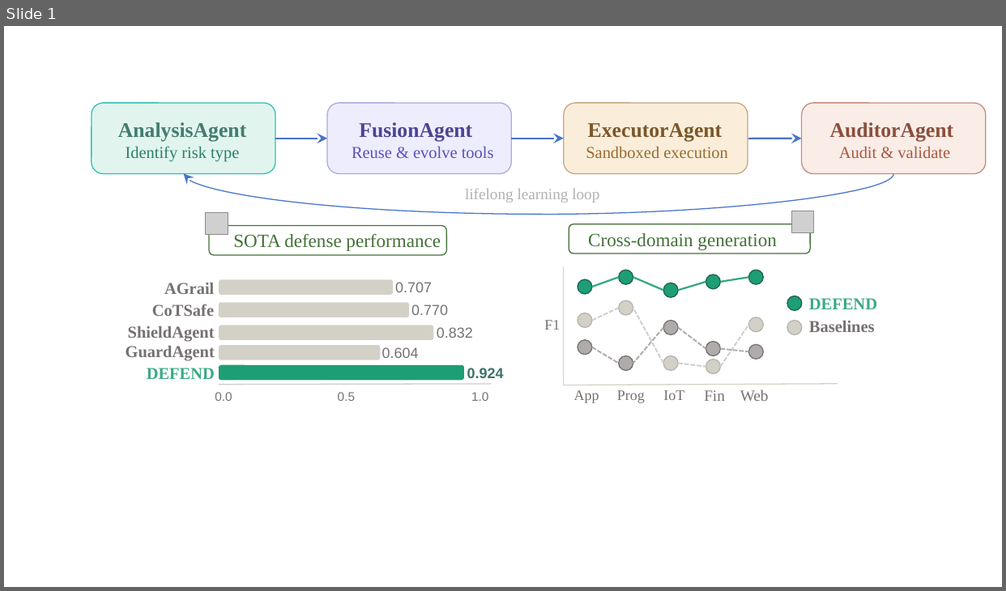
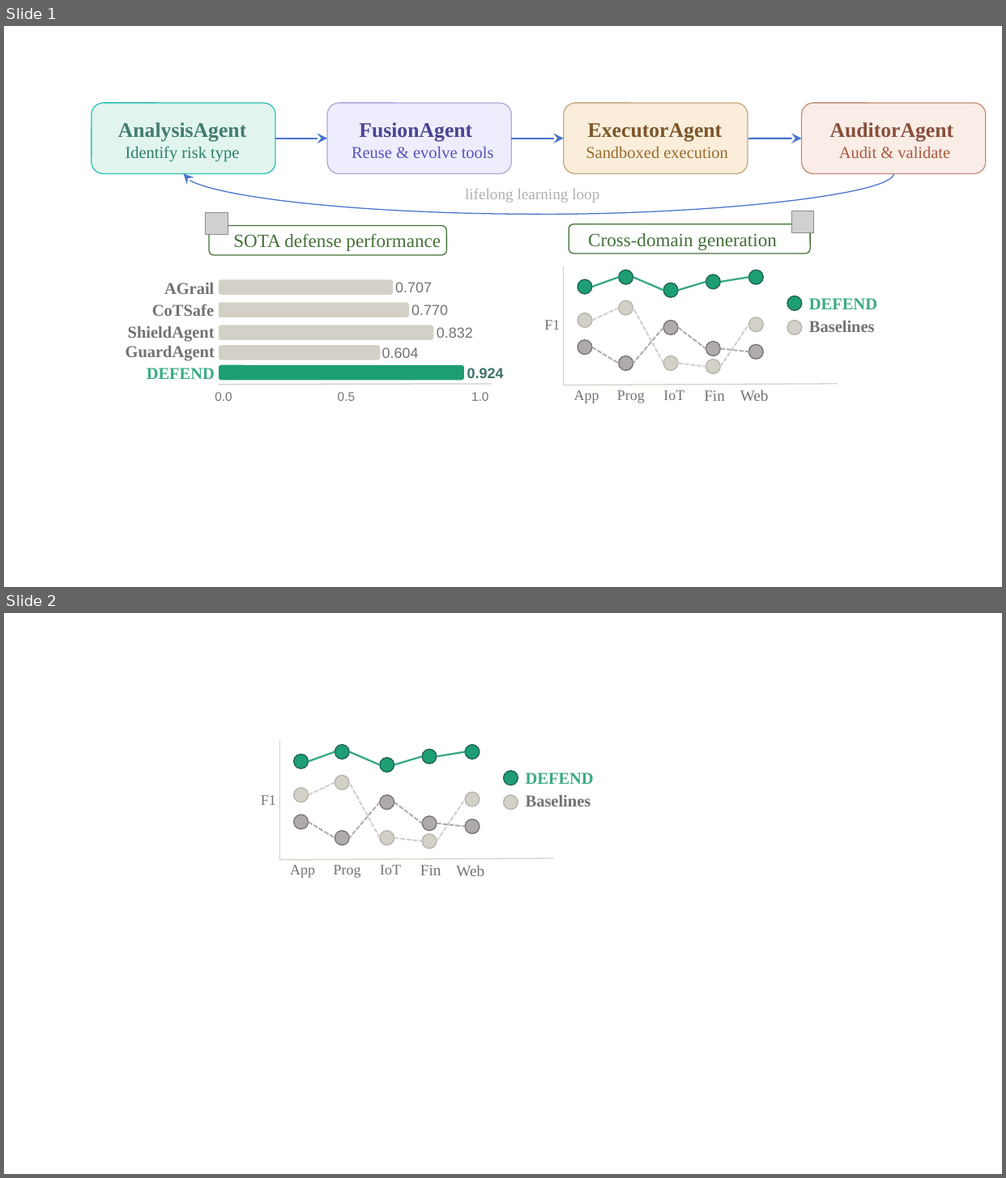
Before and after one commit to simonsshoot/nc-writting, a slide deck: code/figure1.pptx. Shown one above the other, each under a label of ours: slide 1 before the commit, slides 1 and 2 after it. The pictures are 1006x591 and 1006x1178 pixels, drawn with LibreOffice and Linux fonts; fonts in the diff are those of the drawing; grey boxes stand for pictures. Boxes give left, top, right and bottom in pixels: in the first picture for what was removed or moved away, otherwise in the second. Text is boxed around its words. In the diff, an @@ line names an element or a change of style, - is before the commit and + after.

```diff
--- a/code/figure1.pptx
+++ b/code/figure1.pptx
@@ slide 2 added at box(4, 613, 1002, 1174), background #FFFFFF @@
@@ line added from (279, 741) to (279, 860), #D3D1C7 1 pt @@
@@ group added at box(294, 745, 479, 772): 5 ellipses, 4 lines @@
@@ ellipse added at box(503, 771, 518, 786), fill #1D9E75, outline #1F6052 1 pt @@
@@ text added at box(526, 773, 594, 784), 16 pt, text #3AAA85, bold @@
+DEFEND
@@ text added at box(261, 795, 276, 805), 14 pt, text #767171 @@
+F1
@@ line added from (380, 803) to (349, 838), #AFABAB 1.5 pt dashed @@
@@ ellipse added at box(380, 795, 394, 809), fill #AFABAB, outline #767171 1 pt @@
@@ line added from (394, 803) to (423, 824), #AFABAB 1.5 pt dashed @@
@@ group added at box(294, 776, 479, 848): 5 ellipses, 4 lines @@
@@ ellipse added at box(503, 795, 518, 809), fill #D3D1C7, outline #B5B3AD 1 pt @@
@@ text added at box(526, 795, 591, 807), 16 pt, text #767171, bold @@
+Baselines
@@ ellipse added at box(294, 815, 308, 829), fill #AFABAB, outline #767171 1 pt @@
@@ line added from (309, 822) to (335, 838), #AFABAB 1.5 pt dashed @@
@@ ellipse added at box(335, 831, 349, 845), fill #AFABAB, outline #767171 1 pt @@
@@ ellipse added at box(423, 815, 437, 830), fill #AFABAB, outline #767171 1 pt @@
@@ line added from (437, 824) to (465, 826), #AFABAB 1.5 pt dashed @@
@@ ellipse added at box(465, 820, 479, 834), fill #AFABAB, outline #767171 1 pt @@
@@ line added from (280, 860) to (554, 858), #D3D1C7 1 pt @@
@@ text added at box(290, 865, 315, 878), 14 pt, text #767171 @@
+App
@@ text added at box(334, 865, 361, 878), 14 pt, text #767171 @@
+Prog
@@ text added at box(380, 865, 401, 875), 14 pt, text #767171 @@
+IoT
@@ text added at box(420, 865, 441, 875), 15 pt, text #767171 @@
+Fin
@@ text added at box(456, 865, 484, 876), 15 pt, text #767171 @@
+Web
```
Also in this commit, not shown: 47 other files.
